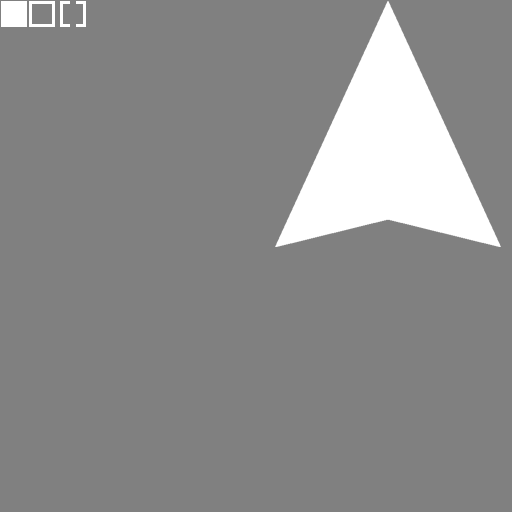
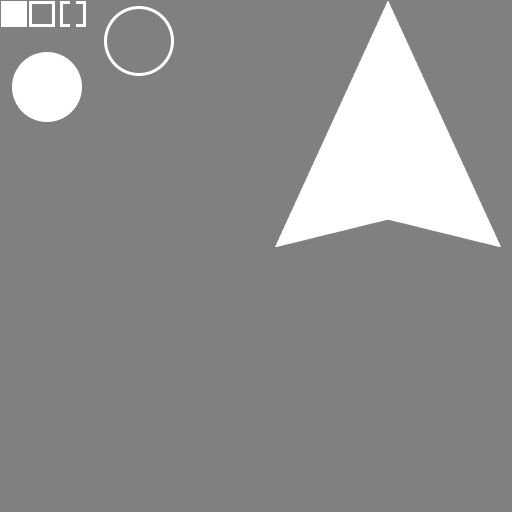
Layered file, before and after one edit (512px x 512px). Changes by layer:
added layer "Elipse 2" above "Elipse 1" over [12, 52, 82, 122]
added layer "Elipse 1" above "Rectángulo 1 copia 2" over [104, 6, 174, 76]
